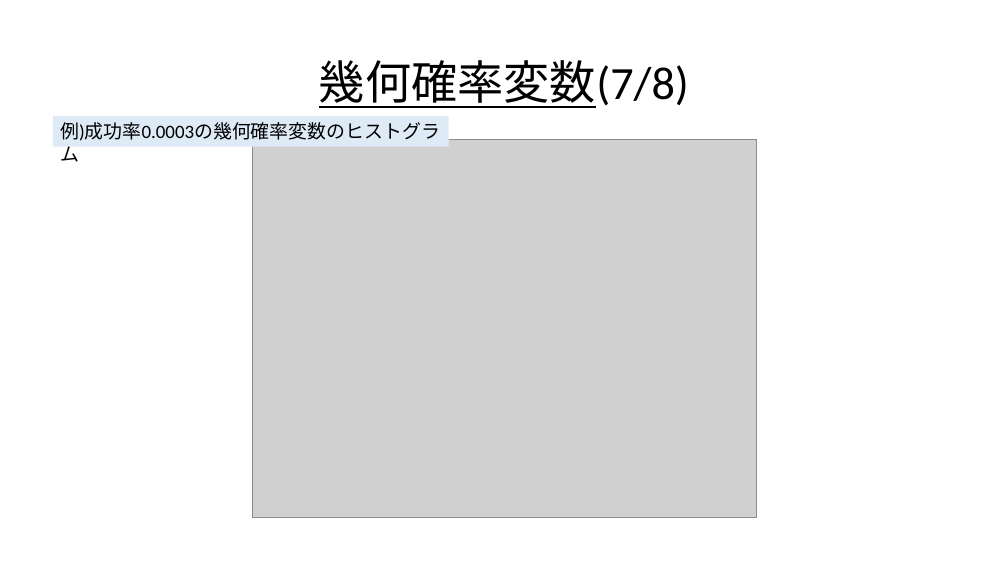
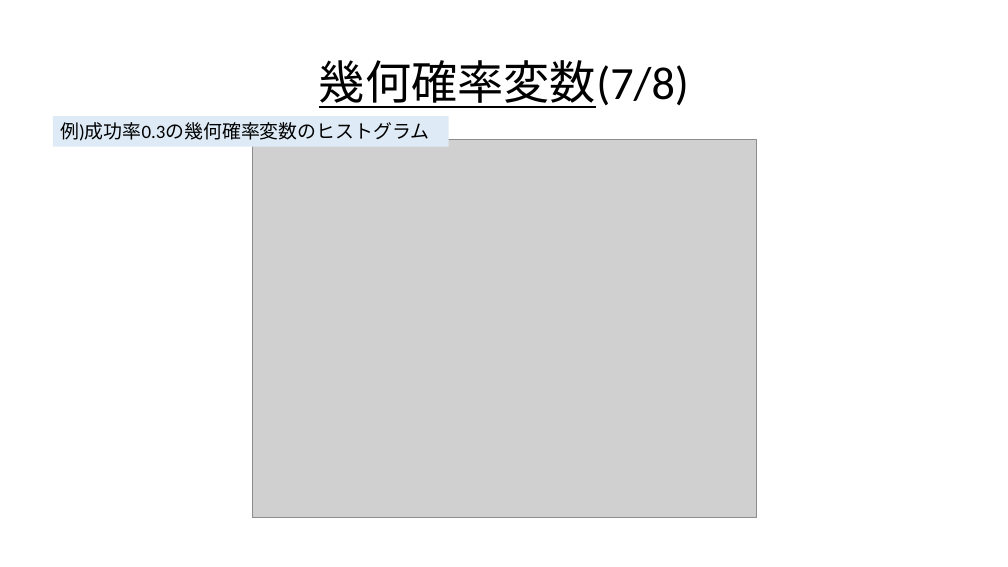
Before and after one commit to Ryo-KATAYAMA/Senior_Project, a slide deck: slide 25 of Chapter4_2.pptx (slide 9 before the commit). Drawn at 1008x567 pixels with LibreOffice and Linux fonts; fonts in the diff are those of the drawing; grey boxes stand for pictures. Boxes give left, top, right and bottom in pixels: in the first picture for what was removed or moved away, otherwise in the second. Text is boxed around its words. In the diff, an @@ line names an element or a change of style, - is before the commit and + after.

```diff
--- a/Chapter4_2.pptx
+++ b/Chapter4_2.pptx
@@ text in rectangle at [60, 122, 429, 141]: text changed @@
-例)成功率0.0003の幾何確率変数のヒストグラム
+例)成功率0.3の幾何確率変数のヒストグラム
```
Also in this commit, not shown: 5 other slides changed, 24 slides added, 8 slides removed.
